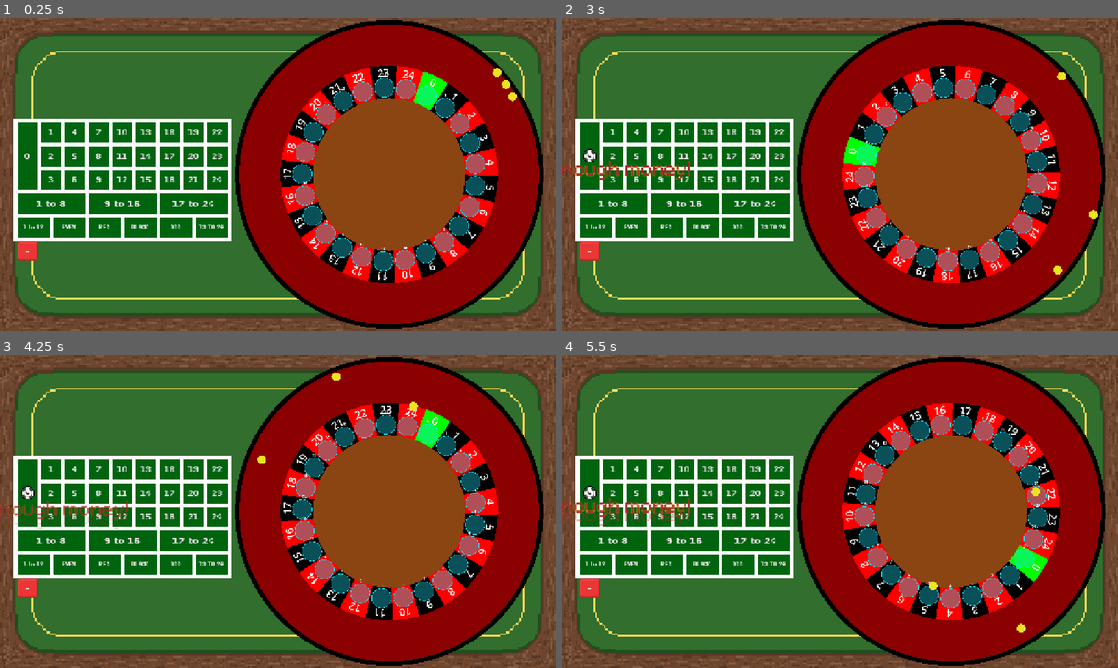
Above: before the commit, frames 1-4 (two rows, left to right).
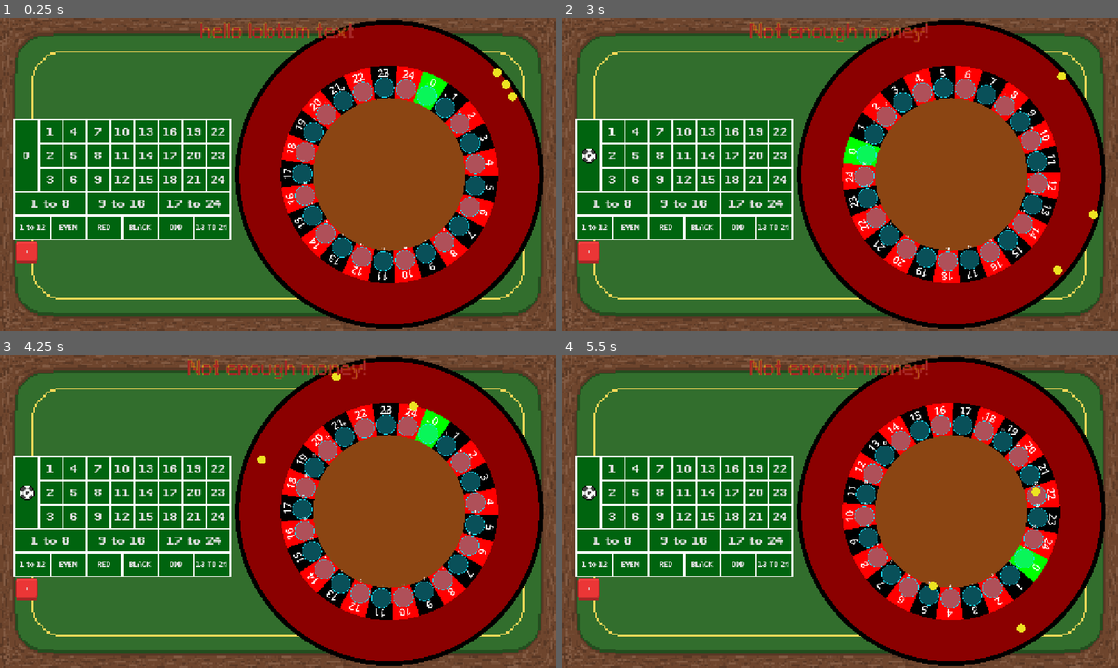
Above: after the commit, the same moments.

Repository: DuneRanger/Very-Serious-GameJam-2026
Game: Godot game, scene res://scenes/game/game_scene/game_scene.tscn
Same seed, same stepped clock (60 frames per second), same inputs: the game is played once before the commit and once after it. Sound files missing from this copy of the repository are replaced by a short silence.
Inputs:
- Up to frame 1 (0.25 s): no input
- Up to frame 2 (3 s): click "+" at 0.5 s; click "-" at 1.25 s; click "0" at 2 s; click "1" at 2.75 s
- Up to frame 3 (4.25 s): click "2" at 3.5 s
- Up to frame 4 (5.5 s): click "3" at 4.25 s; click "4" at 5 s

The runs differ from the first frame. In frame 1, 4.2% of the frame differs, in the area x 2-64%, y 1-79%; in frame 2, 4.8%; in frame 3, 4.8%; in frame 4, 5.0%, in the area x 0-66%, y 1-79%.

Commit message:
fixed the error message label

Diff:
--- a/scenes/game/game_scene/betting_system/betting_system.gd
+++ b/scenes/game/game_scene/betting_system/betting_system.gd
@@ -2,7 +2,6 @@
 
 @export var bet_button_scene: PackedScene
 @export var bet_button_label: PackedScene
-@export var error_message_label: PackedScene
 @export var background_width: float
 @export var padding: float
 
@@ -17,12 +16,13 @@
 var col_count : int = 8
 var increment = 1
 var buttons : Array[Button] = []
-var errors = []
 
 var button_size : float
 var background_height : float
 
 var button_id = 0
+
+var error_message = ""
 
 
 func get_bet_type(id : int) -> GameEnums.bet_types:
@@ -160,7 +160,6 @@
 	for b in buttons:
 		var button_type = get_bet_type(b.button_id)
 		var b_font_size = get_button_font_size(button_type)
-		print(b_font_size)
 		b.add_theme_font_size_override("font_size", b_font_size)
 
 func _ready() -> void:
@@ -183,18 +182,6 @@
 	labels[b.button_id] = lab
 	return lab
 
-func send_error_message(message : String) -> void:
-	var new_error_message = error_message_label.instantiate()
-	new_error_message.put_content(message)
-	var bp = $Background.position
-	var bs = $Background.size
-	var ms = new_error_message.get_text_size()
-	var mp = new_error_message.position
-	#print(bp, bs, ms, mp)
-	new_error_message.position = bp + bs/2 - ms/2
-	add_child(new_error_message)
-	errors.push_back(new_error_message)
-
 func new_bet(b_id : int) -> void:
 	if GameManager.game_state != GameEnums.game_states.BET_PHASE:
 		return
@@ -204,10 +191,10 @@
 		current_increment *= -1
 
 	if current_increment > GameManager.money:
-		send_error_message("Not enough money!")
+		error_message = "Not enough money!"
 		return
 	elif current_increment < 0 and bets[b_id] == 0:
-		send_error_message("Removing money on an empty bet!")
+		error_message = "Removing money on an empty bet!"
 		return
 
 	var old_bet_amount = bets[b_id]
--- a/scenes/game/game_scene/betting_system/betting_system.tscn
+++ b/scenes/game/game_scene/betting_system/betting_system.tscn
@@ -4,7 +4,6 @@
 [ext_resource type="PackedScene" uid="uid://c7y4bfu1vt5we" path="res://scenes/game/game_scene/betting_system/bet_button.tscn" id="2_gf42j"]
 [ext_resource type="PackedScene" uid="uid://r818ix60yp68" path="res://scenes/game/game_scene/betting_system/bet_label.tscn" id="3_njhud"]
 [ext_resource type="Texture2D" uid="uid://cvc70jnauhlmx" path="res://assets/textures/UI/Button.png" id="4_4sryy"]
-[ext_resource type="PackedScene" uid="uid://dcu31p6twmdit" path="res://scenes/game/utils/ErrorMessage.tscn" id="4_7hrj3"]
 [ext_resource type="Script" uid="uid://c7ho25had8seq" path="res://scenes/game/game_scene/betting_system/increment_toggle.gd" id="4_qcixp"]
 
 [sub_resource type="StyleBoxTexture" id="StyleBoxTexture_60oc5"]
@@ -20,12 +19,11 @@
 script = ExtResource("1_dp4ot")
 bet_button_scene = ExtResource("2_gf42j")
 bet_button_label = ExtResource("3_njhud")
-error_message_label = ExtResource("4_7hrj3")
 background_width = 500.0
-padding = 8.0
-number_button_font_size = 16
-third_button_font_size = 18
-half_button_font_size = 10
+padding = 4.0
+number_button_font_size = 22
+third_button_font_size = 24
+half_button_font_size = 13
 
 [node name="Background" type="ColorRect" parent="." unique_id=286948862]
 color = Color(1.01, 1.01, 1.01, 1)
--- a/scenes/game/game_scene/game_scene.gd
+++ b/scenes/game/game_scene/game_scene.gd
@@ -1,12 +1,17 @@
 extends Node2D
 
 class_name GameScene
+
+@export var err_lab: PackedScene
 
 func _ready() -> void:
 	GameManager.money = 1
 	GameManager.game_state = GameEnums.game_states.BET_PHASE
 
 func _process(_delta: float) -> void:
+	if $Table/BettingSystem.error_message != "":
+		send_error_message($Table/BettingSystem.error_message)
+
 	match (GameManager.game_state):
 		GameEnums.game_states.BET_PHASE:
 			if Input.is_action_just_pressed("rotate_roullete"):
@@ -18,3 +23,10 @@
 				GameManager.game_state = GameEnums.game_states.BET_PHASE
 		_:
 			pass
+
+func send_error_message(message : String):
+	print("ok1")
+	$Table/ErrorMessage.put_content(message)
+	print("ok2")
+	$Table/ErrorMessage.restart_anim()
+	print("ok3")
--- a/scenes/game/game_scene/game_scene.tscn
+++ b/scenes/game/game_scene/game_scene.tscn
@@ -16,6 +16,7 @@
 
 [node name="game_scene" type="Node2D" unique_id=1710828263]
 script = ExtResource("1_ljoy4")
+err_lab = ExtResource("8_dkmwb")
 
 [node name="GameManager" parent="." unique_id=1486485077 instance=ExtResource("1_sists")]
 
@@ -28,16 +29,10 @@
 texture = ExtResource("3_dkmwb")
 
 [node name="ColorRect" type="ColorRect" parent="Table" unique_id=466862379]
+visible = false
 z_index = -10
-anchors_preset = 8
-anchor_left = 0.5
-anchor_top = 0.5
-anchor_right = 0.5
-anchor_bottom = 0.5
-offset_left = -1280.0
-offset_top = -720.0
-grow_horizontal = 2
-grow_vertical = 2
+offset_right = 1280.0
+offset_bottom = 720.0
 color = Color(0.19744167, 0.43, 0.17630002, 1)
 
 [node name="Roulette" parent="Table" unique_id=574874280 instance=ExtResource("2_wftn3")]
@@ -51,7 +46,7 @@
 position = Vector2(-554, 17)
 
 [node name="ErrorMessage" parent="Table" unique_id=371495968 instance=ExtResource("8_dkmwb")]
-position = Vector2(-197, -298)
+position = Vector2(0, -360)
 
 [node name="TestLabel" type="Label" parent="." unique_id=1877186703]
 offset_left = -609.0
--- a/scenes/game/shop_scene/mr_cat/mr_cat.tscn
+++ b/scenes/game/shop_scene/mr_cat/mr_cat.tscn
@@ -94,14 +94,12 @@
 wait_time = 1.5
 
 [node name="TestButton2" type="Button" parent="." unique_id=600080867]
-visible = false
 offset_left = -119.75
 offset_top = -48.0
 offset_right = -75.75
 offset_bottom = -24.0
 
 [node name="TestButton" type="Button" parent="." unique_id=2035756023]
-visible = false
 offset_left = -120.0
 offset_top = -77.0
 offset_right = -76.0
--- a/scenes/game/utils/ErrorMessage.tscn
+++ b/scenes/game/utils/ErrorMessage.tscn
@@ -64,10 +64,10 @@
 tracks/1/interp = 1
 tracks/1/loop_wrap = true
 tracks/1/keys = {
-"times": PackedFloat32Array(0, 0.5, 4),
+"times": PackedFloat32Array(0, 0.46666667, 4),
 "transitions": PackedFloat32Array(1, 1, 1),
 "update": 0,
-"values": [Vector2(-190, 0), Vector2(-190, 0), Vector2(-190, 100)]
+"values": [Vector2(-640, 0), Vector2(-640, 0), Vector2(-640, 100)]
 }
 tracks/2/type = "value"
 tracks/2/imported = false
@@ -95,7 +95,6 @@
 
 [node name="ErrorMessage" type="Node2D" unique_id=371495968]
 z_index = 100
-z_as_relative = false
 script = ExtResource("1_inwfy")
 
 [node name="Label" type="Label" parent="." unique_id=1767962109]
@@ -105,20 +104,20 @@
 anchor_right = 0.5
 anchor_bottom = 0.5
 offset_left = -190.0
-offset_right = 310.0
-offset_bottom = 100.0
+offset_right = 1090.0
+offset_bottom = 60.0
 grow_horizontal = 2
 grow_vertical = 2
-size_flags_horizontal = 6
 theme_override_colors/font_color = Color(0.6509804, 0.14901961, 0.14901961, 1)
 theme_override_colors/font_outline_color = Color(0.6392157, 0.6392157, 0.6392157, 1)
 theme_override_constants/outline_size = 3
 theme_override_fonts/font = ExtResource("2_phkeu")
 theme_override_font_sizes/font_size = 40
+text = "hello lobtom text"
 horizontal_alignment = 1
-max_lines_visible = 1
+vertical_alignment = 1
+metadata/_edit_use_anchors_ = true
 
 [node name="AnimationPlayer" type="AnimationPlayer" parent="." unique_id=1810424893]
 libraries/ = SubResource("AnimationLibrary_phkeu")
 autoplay = &"fade_out"
-playback_auto_capture_transition_type = 1
--- /dev/null
+++ b/scenes/game/utils/InfoLabel.tscn
@@ -0,0 +1,7 @@
+[gd_scene format=3 uid="uid://bxpdautuuacla"]
+
+[node name="InfoLabel" type="Node2D" unique_id=1631396074]
+
+[node name="RichTextLabel" type="RichTextLabel" parent="." unique_id=1985102777]
+offset_right = 40.0
+offset_bottom = 40.0
--- a/scenes/game/utils/error_message.gd
+++ b/scenes/game/utils/error_message.gd
@@ -7,3 +7,9 @@
 
 func get_text_size () -> Vector2:
 	return $Label.size
+
+func restart_anim() -> void:
+	$AnimationPlayer.stop()
+	print("hello1")
+	$AnimationPlayer.play("fade_out", -1, 1.0, false)
+	print("hello2")
